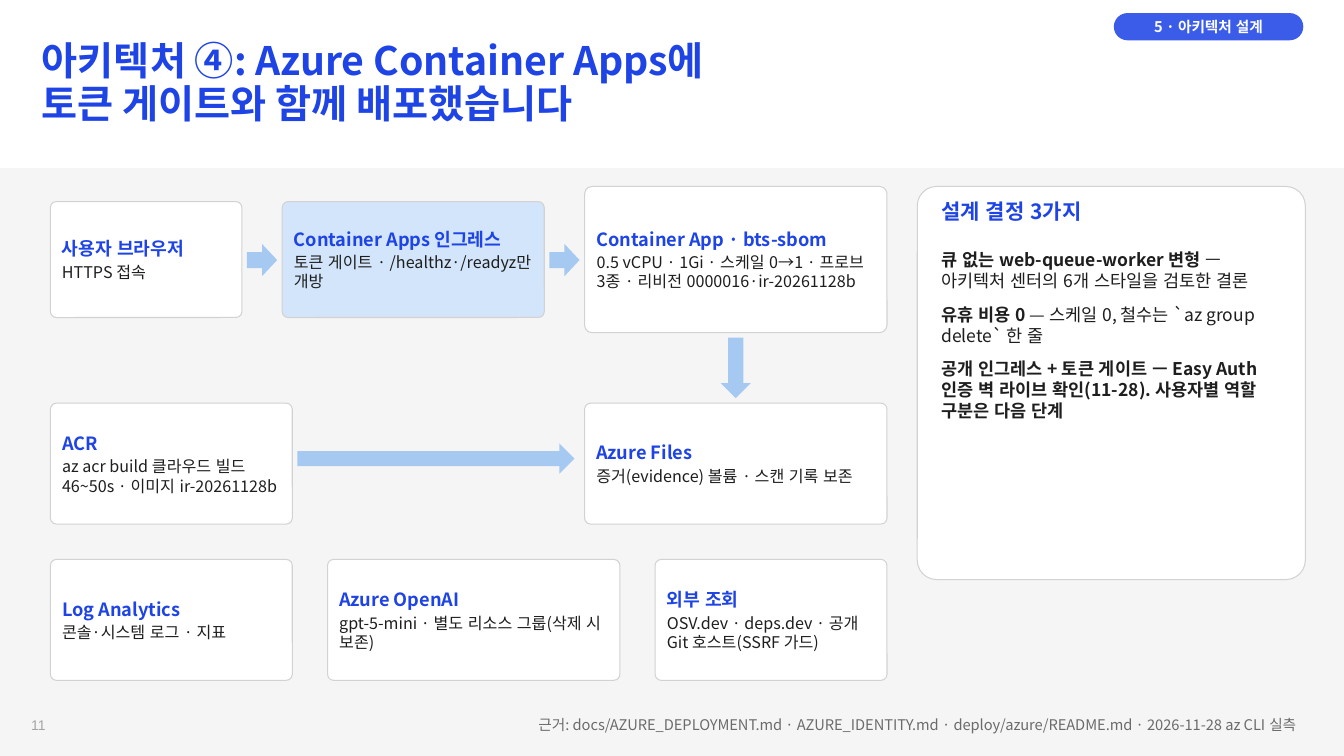
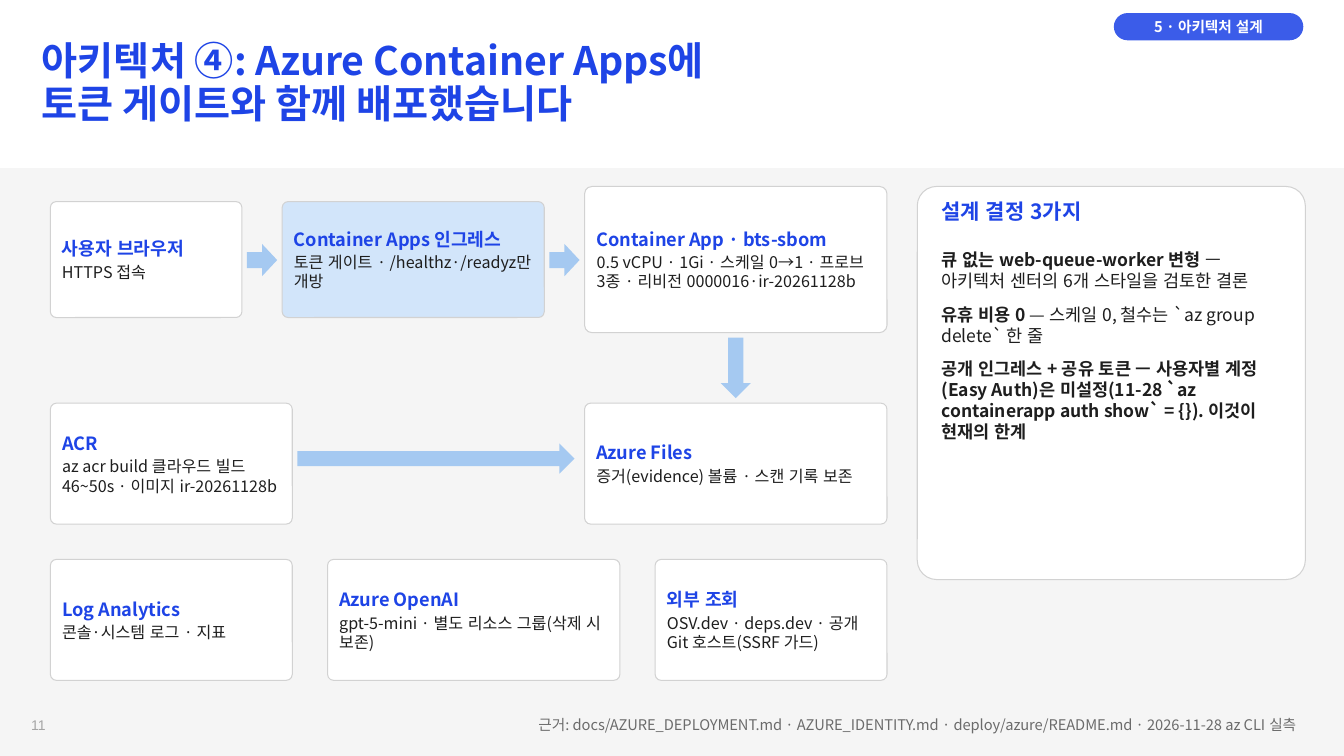
Before and after one commit to Jack-Hwang/beyondthesecurity-sbom, a slide deck: slide 11 of docs/BTS-SBOM_1-6주차_종합_과제.pptx. Drawn at 1344x756 pixels with LibreOffice and Linux fonts; fonts in the diff are those of the drawing. Boxes give left, top, right and bottom in pixels: in the first picture for what was removed or moved away, otherwise in the second. Text is boxed around its words. In the diff, an @@ line names an element or a change of style, - is before the commit and + after.

```diff
--- a/docs/BTS-SBOM_1-6주차_종합_과제.pptx
+++ b/docs/BTS-SBOM_1-6주차_종합_과제.pptx
@@ text at (x1=941, y1=360, x2=1258, y2=440): text changed @@
-공개 인그레스 + 토큰 게이트 — Easy Auth 인증 벽 라이브 확인(11-28). 사용자별 역할 구분은 다음 단계
+공개 인그레스 + 공유 토큰 — 사용자별 계정(Easy Auth)은 미설정(11-28 `az containerapp auth show` = {}). 이것이 현재의 한계
```
Also in this commit, not shown: 2 other slides changed, 1 other file.
